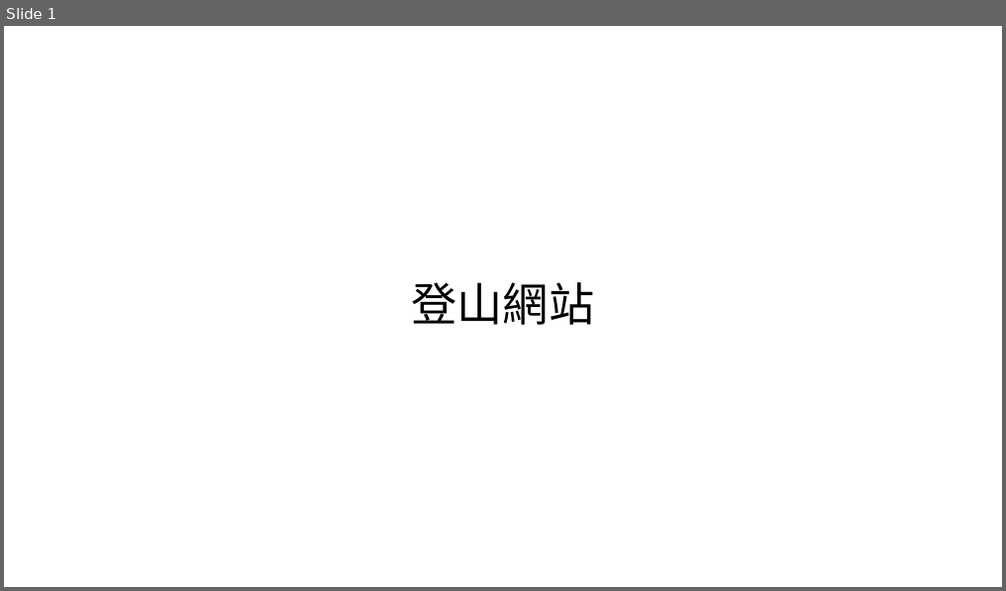
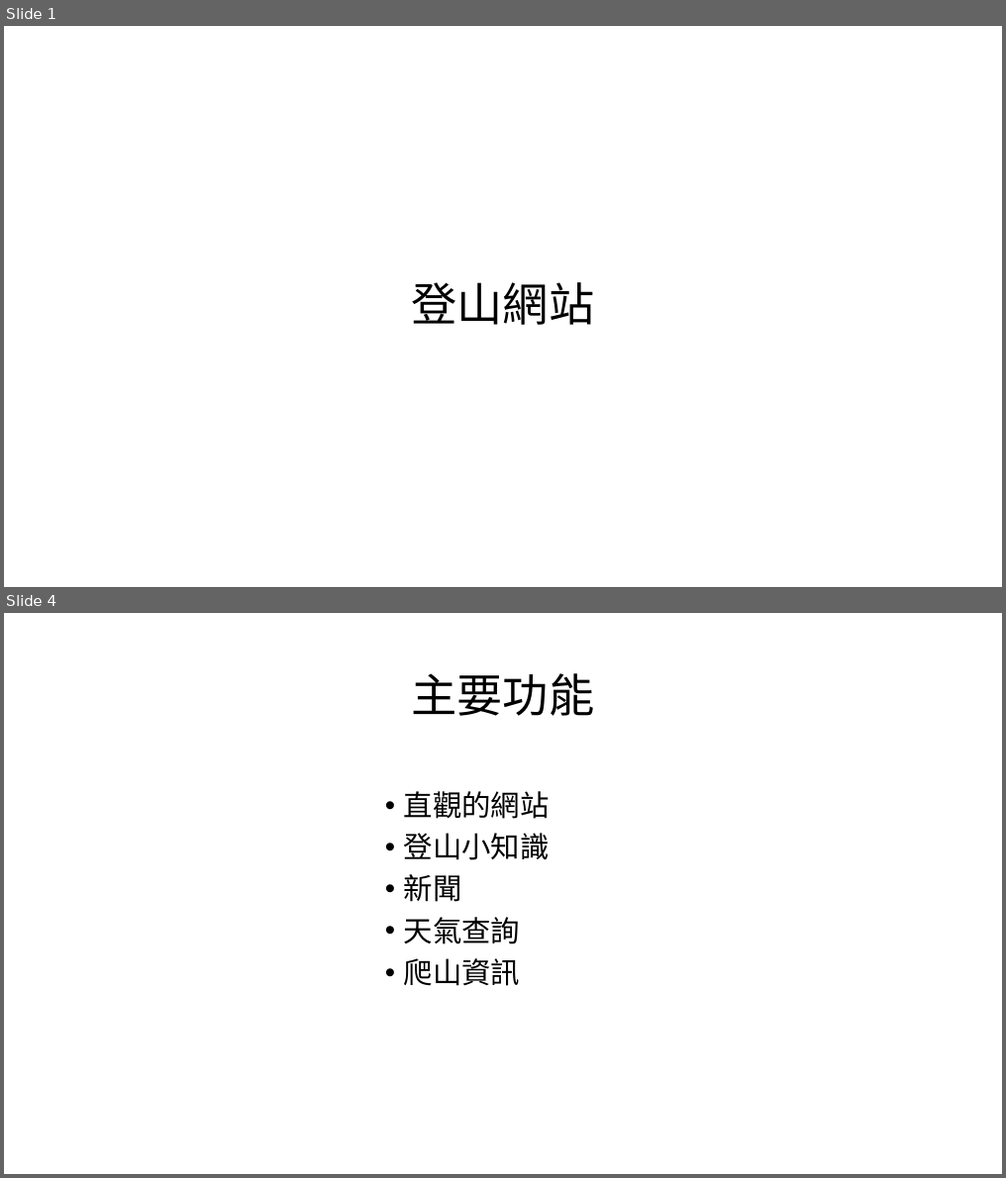
Before and after one commit to Ryujomikz/First-project, a slide deck: ppt/ppt.pptx. Shown one above the other, each under a label of ours: slide 1 before the commit, slides 1 and 4 after it; the slides between them are not shown. The pictures are 1006x591 and 1006x1178 pixels, drawn with LibreOffice and Linux fonts; fonts in the diff are those of the drawing. Boxes give left, top, right and bottom in pixels: in the first picture for what was removed or moved away, otherwise in the second. Text is boxed around its words. In the diff, an @@ line names an element or a change of style, - is before the commit and + after.

```diff
--- a/ppt/ppt.pptx
+++ b/ppt/ppt.pptx
@@ slide 4 added at <box>4,613,1002,1174</box>, background #FFFFFF @@
@@ title added at <box>411,673,594,716</box>, 44 pt, text #000000 @@
+主要功能
@@ text added at <box>404,791,549,986</box>, 28 pt, text #000000 @@
+• 直觀的網站
+• 登山小知識
+• 新聞
+• 天氣查詢
+• 爬山資訊
```
Also in this commit, not shown: 1 slide changed, 3 other slides added, 3 slides removed, 5 other files.
